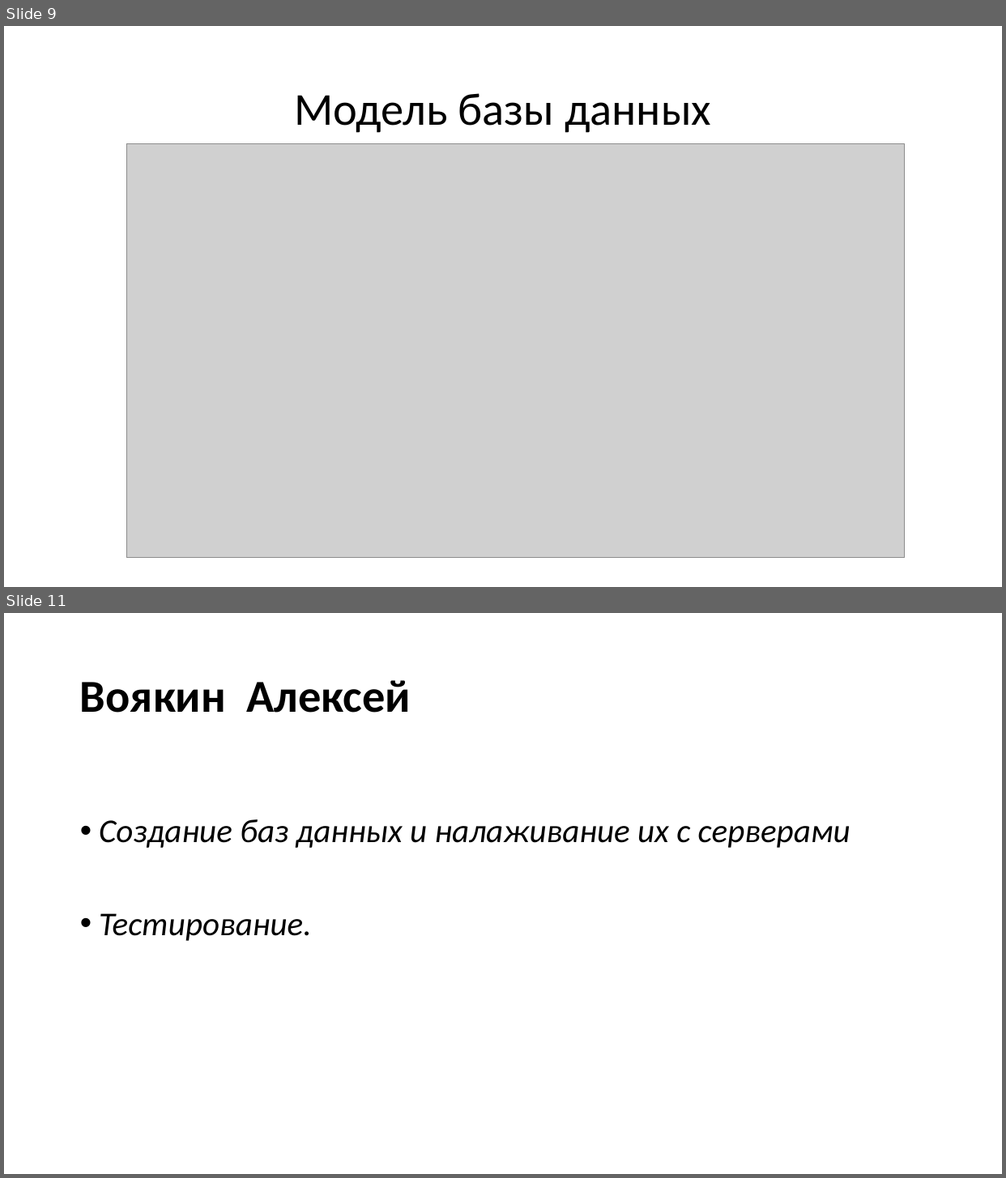
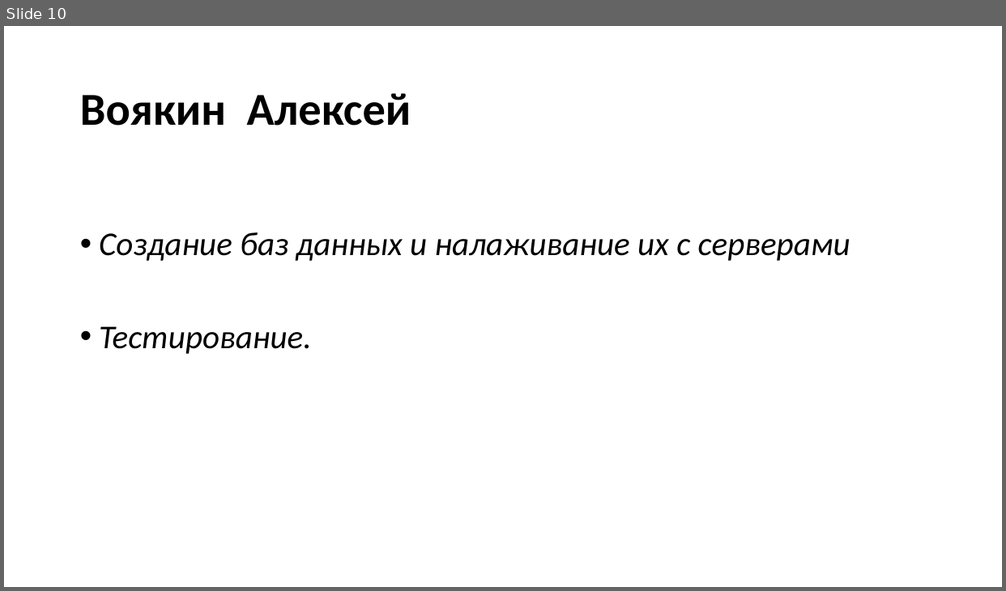
Before and after one commit to VoyakinH/TBot, a slide deck: TheExperts_презентация_.pptx. Shown one above the other, each under a label of ours: slides 9 and 11 before the commit, slide 10 after it; the slides between them are not shown. The pictures are 1006x1178 and 1006x591 pixels, drawn with LibreOffice and Linux fonts; fonts in the diff are those of the drawing; grey boxes stand for pictures. Boxes give left, top, right and bottom in pixels: in the first picture for what was removed or moved away, otherwise in the second. Text is boxed around its words. In the diff, an @@ line names an element or a change of style, - is before the commit and + after.

```diff
--- a/TheExperts_презентация_.pptx
+++ b/TheExperts_презентация_.pptx
@@ slide 9 removed at (4,26,1002,587), background #FFFFFF @@
@@ title removed at (294,93,711,133) @@
-Модель базы данных
@@ picture removed at (127,144,905,558) @@
@@ what was slide 11 is now slide 10 @@
```
Also in this commit, not shown: 1 slide changed.
